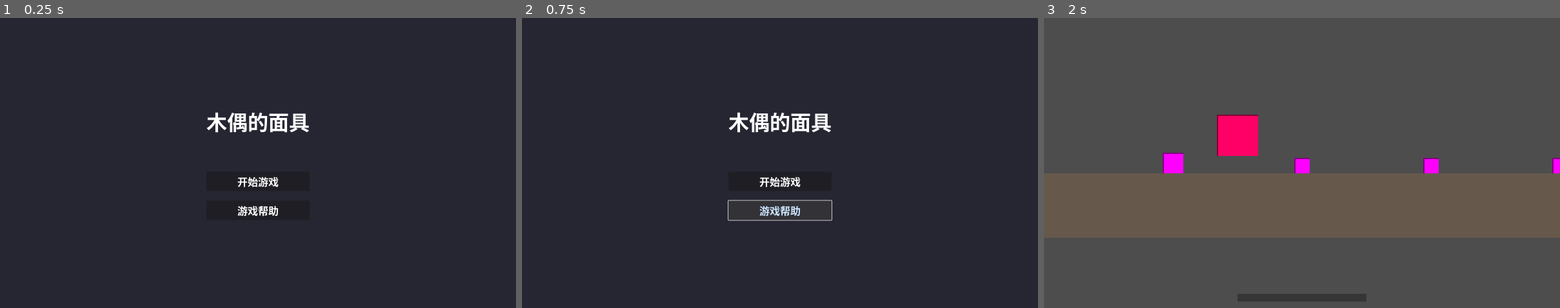
Above: before the commit, frames 1-3 (left to right).
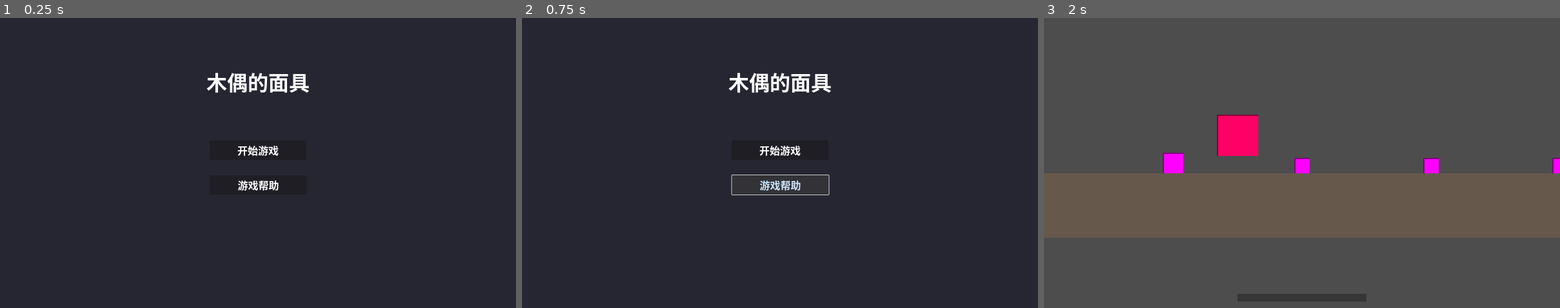
Above: after the commit, the same moments.

Repository: Lnx-Tao/GGJ2026
Game: Godot game, scene res://Scene/MainMenu.tscn
Two runs of this game, one before a commit and one after it. Both use one fixed random seed, a clock stepped at 60 frames per second and the inputs below.
Inputs:
- Up to frame 1 (0.25 s): no input
- Up to frame 2 (0.75 s): click "游戏帮助" at 0.5 s
- Up to frame 3 (2 s): click "开始游戏" at 1.25 s

The runs differ from the first frame. In frame 1, 2.1% of the frame differs, in the area x 40-60%, y 18-69%; in frame 2, 2.5%, in the area x 39-61%, y 18-70%; in frame 3, nothing differs.

Commit message:
游戏主界面逻辑修改

Diff:
--- a/ggj-2026/Scene/MainMenu.tscn
+++ b/ggj-2026/Scene/MainMenu.tscn
@@ -20,40 +20,53 @@
 grow_vertical = 2
 color = Color(0.15, 0.15, 0.2, 1)
 
-[node name="CenterContainer" type="CenterContainer" parent="."]
+[node name="TitleLabel" type="Label" parent="."]
 layout_mode = 1
-anchors_preset = 15
-anchor_right = 1.0
-anchor_bottom = 1.0
+anchors_preset = 5
+anchor_left = 0.5
+anchor_right = 0.5
+offset_left = -200.0
+offset_top = 150.0
+offset_right = 200.0
+offset_bottom = 230.0
 grow_horizontal = 2
-grow_vertical = 2
-
-[node name="VBoxContainer" type="VBoxContainer" parent="CenterContainer"]
-layout_mode = 2
-theme_override_constants/separation = 30
-
-[node name="TitleLabel" type="Label" parent="CenterContainer/VBoxContainer"]
-layout_mode = 2
 theme_override_colors/font_color = Color(1, 1, 1, 1)
 theme_override_font_sizes/font_size = 64
 text = "木偶的面具"
 horizontal_alignment = 1
+vertical_alignment = 1
 
-[node name="Spacer1" type="Control" parent="CenterContainer/VBoxContainer"]
-custom_minimum_size = Vector2(0, 50)
-layout_mode = 2
-
-[node name="StartButton" type="Button" parent="CenterContainer/VBoxContainer"]
-custom_minimum_size = Vector2(300, 60)
-layout_mode = 2
+[node name="StartButton" type="Button" parent="."]
+layout_mode = 1
+anchors_preset = 8
+anchor_left = 0.5
+anchor_top = 0.5
+anchor_right = 0.5
+anchor_bottom = 0.5
+offset_left = -150.0
+offset_top = -70.0
+offset_right = 150.0
+offset_bottom = -10.0
+grow_horizontal = 2
+grow_vertical = 2
 theme_override_colors/font_color = Color(1, 1, 1, 1)
 theme_override_colors/font_hover_color = Color(0.8, 0.9, 1, 1)
 theme_override_font_sizes/font_size = 32
 text = "开始游戏"
 
-[node name="HelpButton" type="Button" parent="CenterContainer/VBoxContainer"]
-custom_minimum_size = Vector2(300, 60)
-layout_mode = 2
+[node name="HelpButton" type="Button" parent="."]
+layout_mode = 1
+anchors_preset = 8
+anchor_left = 0.5
+anchor_top = 0.5
+anchor_right = 0.5
+anchor_bottom = 0.5
+offset_left = -149.0
+offset_top = 38.0
+offset_right = 151.0
+offset_bottom = 98.0
+grow_horizontal = 2
+grow_vertical = 2
 theme_override_colors/font_color = Color(1, 1, 1, 1)
 theme_override_colors/font_hover_color = Color(0.8, 0.9, 1, 1)
 theme_override_font_sizes/font_size = 32
--- a/ggj-2026/Script/main_menu.gd
+++ b/ggj-2026/Script/main_menu.gd
@@ -2,9 +2,9 @@
 
 ## 游戏主菜单控制器
 
-@onready var start_button: Button = $CenterContainer/VBoxContainer/StartButton
-@onready var help_button: Button = $CenterContainer/VBoxContainer/HelpButton
-@onready var title_label: Label = $CenterContainer/VBoxContainer/TitleLabel
+@onready var start_button: Button = $StartButton
+@onready var help_button: Button = $HelpButton
+@onready var title_label: Label = $TitleLabel
 
 func _ready() -> void:
 	# 连接按钮信号
Not shown: 1 places in ggj-2026/Scene/MainMenu.tscn that only renumber resources
